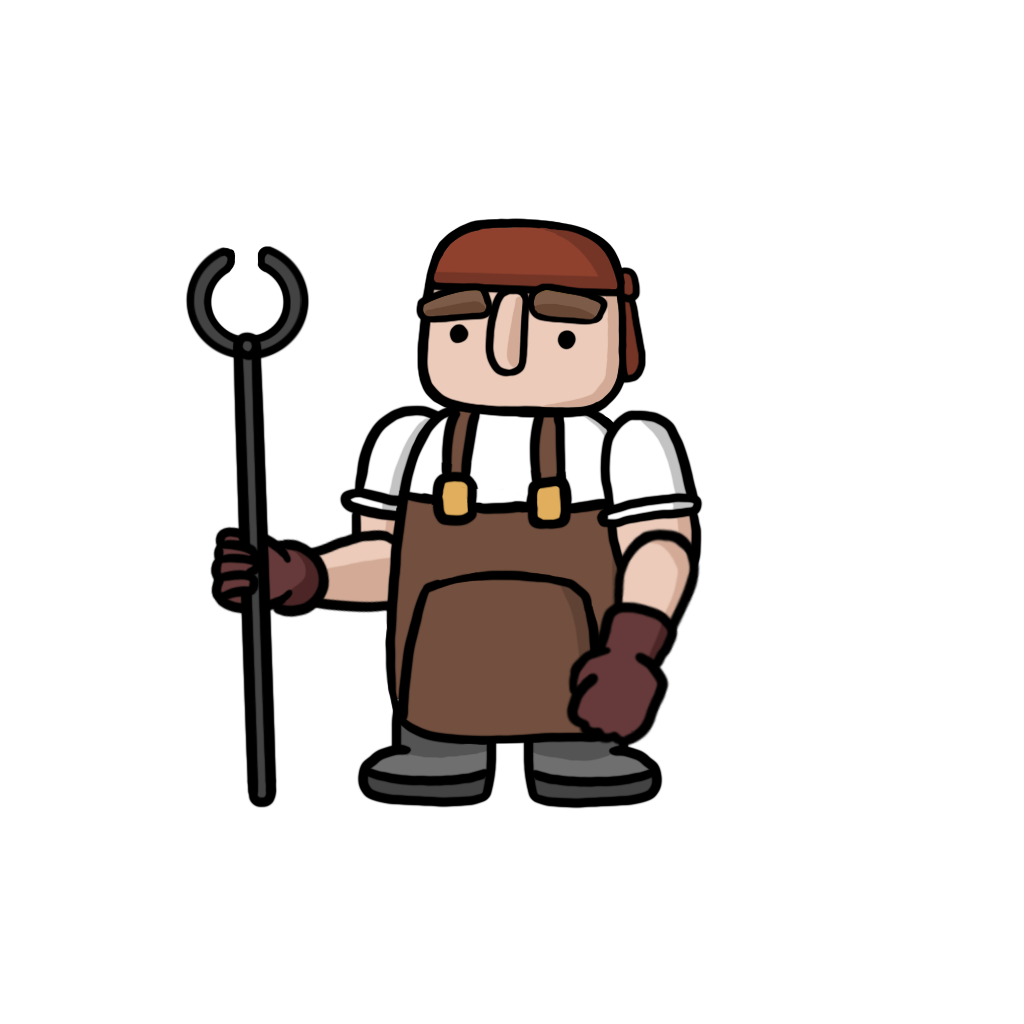
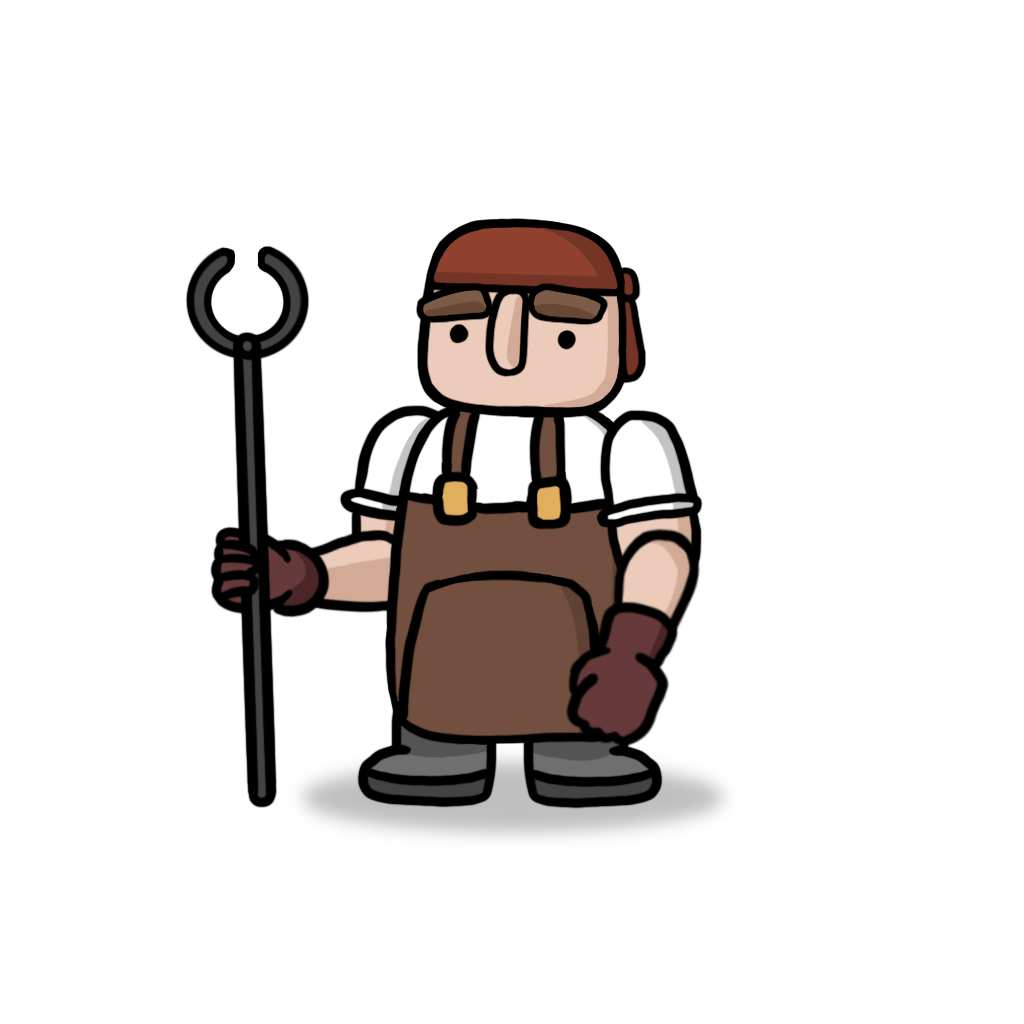
Two versions of the same layered image (1024 x 1024). Layer-by-layer changes:
added layer "Shadow" (25%) in group "Assistant" over bbox(290, 748, 735, 847)
